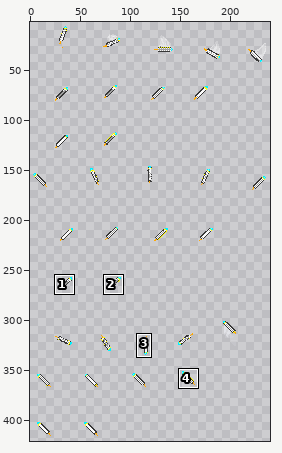
Edited in one commit: sprite sheet (client/img/1/NFT_21474b21ec00e97173c8fd4f29b6d889d099df8575b32a648b642b56ccb8a77a.png). The first picture is a wide view before the edit; the outline marks the close-up.
Close-up. Before the commit:
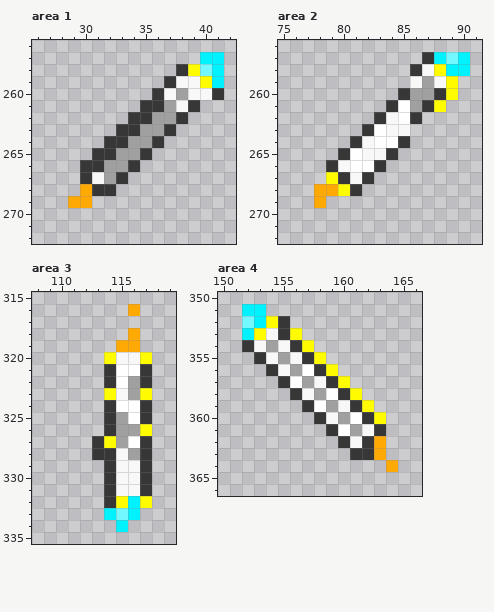
The file is 240x432 pixels. Colours within 5 levels of each other are drawn and written as one. Shown: area 1: x 26..42, y 256..272; area 2: x 75..91, y 256..272; area 3: x 108..119, y 315..335; area 4: x 150..166, y 350..366. The wide view leaves out empty margins. The commit also changed other parts of the picture, which this record leaves out.
After:
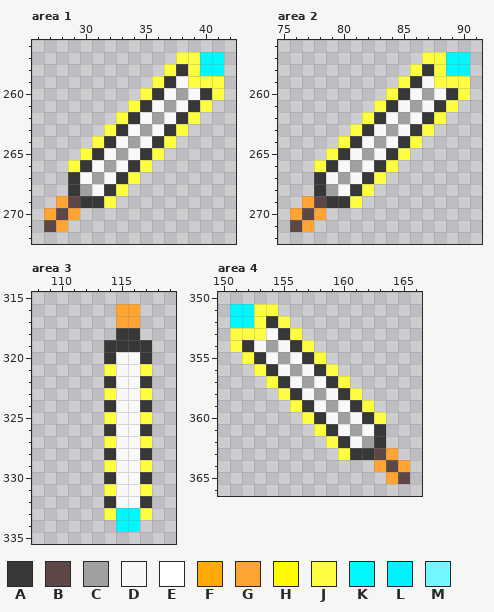
Palette (. is transparent): A #373737  B #5c4746  C #a0a0a0  D #f8f8f8  E #ffffff  F #ffa904  G #ffa333  H #fffc00  J #fdfd42  K #00f8fd  L #00f2ff  M #74f8ff
The exact change:
--- area 1
@@ x 26..42 @@
 256 .................
-257 ..............LL.
-258 ............AHML.
-259 ...........ADDHL.
-260 ..........ADCDDA.
-261 .........AACDA...
-262 ........AACCA....
-263 .......AACCA.....
-264 ......AACCA......
-265 .....AACCA.......
-266 ....AACCA........
-267 ....ADCA.........
-268 ....FAA..........
-269 ...FF............
-270 .................
-271 .................
+257 ............JJKK.
+258 ...........JAJKK.
+259 ..........JADJJJ.
+260 .........JADCDAJ.
+261 ........JADCDAJ..
+262 .......JADCDAJ...
+263 ......JADCDAJ....
+264 .....JADCDAJ.....
+265 ....JADCDAJ......
+266 ...JADCDAJ.......
+267 ...ADCDAJ........
+268 ...ACDAJ.........
+269 ..GBAAJ..........
+270 .GBG.............
+271 .BG..............
 272 .................
--- area 2
@@ x 75..91 @@
 256 .................
-257 ............ALML.
-258 ...........ADHLL.
-259 ...........DCDH..
-260 ..........ACCAH..
-261 .........AECAH...
-262 ........ADEA.....
-263 .......AEDD......
-264 ......ADEEA......
-265 .....AEDDA.......
-266 ....ADEEA........
-267 ....HADA.........
-268 ...FFHA..........
-269 ...F.............
-270 .................
-271 .................
+257 ............JJKK.
+258 ...........JAJKK.
+259 ..........JADJJJ.
+260 .........JADCDAJ.
+261 ........JADCDAJ..
+262 .......JADCDAJ...
+263 ......JADCDAJ....
+264 .....JADCDAJ.....
+265 ....JADCDAJ......
+266 ...JADCDAJ.......
+267 ...ADCDAJ........
+268 ...ACDAJ.........
+269 ..GBAAJ..........
+270 .GBG.............
+271 .BG..............
 272 .................
--- area 3
@@ x 108..119 @@
 315 ............
-316 ........F...
-317 ............
-318 ........F...
-319 .......FF...
-320 ......HDDH..
-321 ......AEEA..
-322 ......AECA..
-323 ......HDCH..
-324 ......AEEA..
-325 ......ACEA..
-326 ......ACCH..
-327 .....AHCEA..
-328 .....AADCA..
-329 ......ADDA..
+316 .......GG...
+317 .......GG...
+318 .......AA...
+319 ......AAAA..
+320 ......ADDA..
+321 ......JDDJ..
+322 ......ADDA..
+323 ......JDDJ..
+324 ......ADDA..
+325 ......JDDJ..
+326 ......ADDA..
+327 ......JDDJ..
+328 ......ADDA..
+329 ......JDDJ..
 330 ......ADDA..
-331 ......ADDA..
-332 ......AHLH..
-333 ......LML...
-334 .......L....
+331 ......JDDJ..
+332 ......ADDA..
+333 ......JKKJ..
+334 .......KK...
 335 ............
--- area 4
@@ x 150..166 @@
 350 .................
-351 ..LL.............
-352 ..MLHA...........
-353 ..LHDAH..........
-354 ..ADCDAH.........
-355 ...ADCDAH........
-356 ....ADCEAH.......
-357 .....AECDAH......
-358 ......ADCEAH.....
-359 .......AECDAH....
-360 ........ADCEAH...
-361 .........AECDA...
-362 ..........ADAF...
-363 ...........AAF...
-364 ..............F..
-365 .................
+351 .KKJJ............
+352 .KKJAJ...........
+353 .JJJDAJ..........
+354 .JADCDAJ.........
+355 ..JADCDAJ........
+356 ...JADCDAJ.......
+357 ....JADCDAJ......
+358 .....JADCDAJ.....
+359 ......JADCDAJ....
+360 .......JADCDAJ...
+361 ........JADCDA...
+362 .........JADCA...
+363 ..........JAABG..
+364 .............GBG.
+365 ..............GB.
 366 .................
